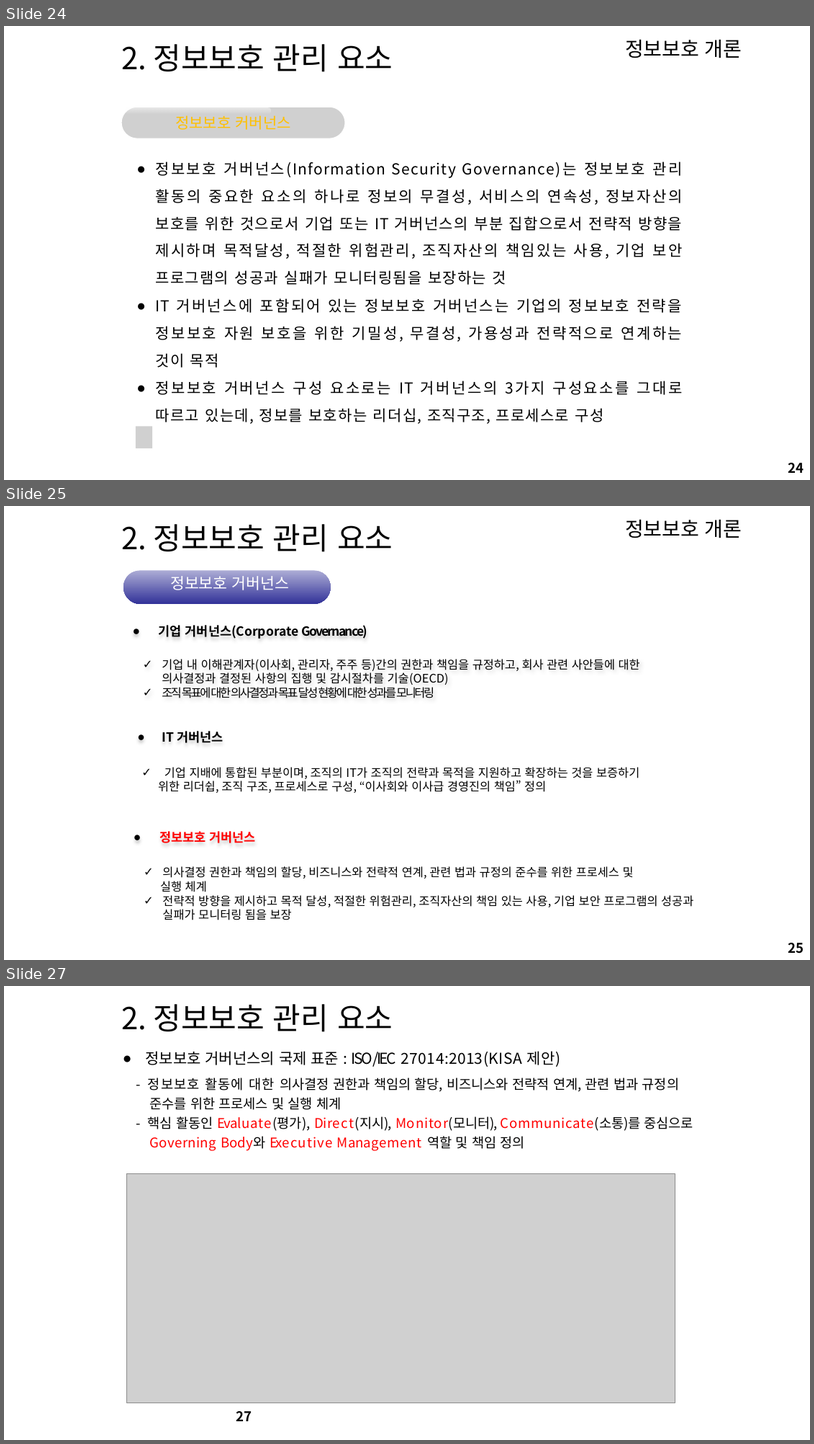
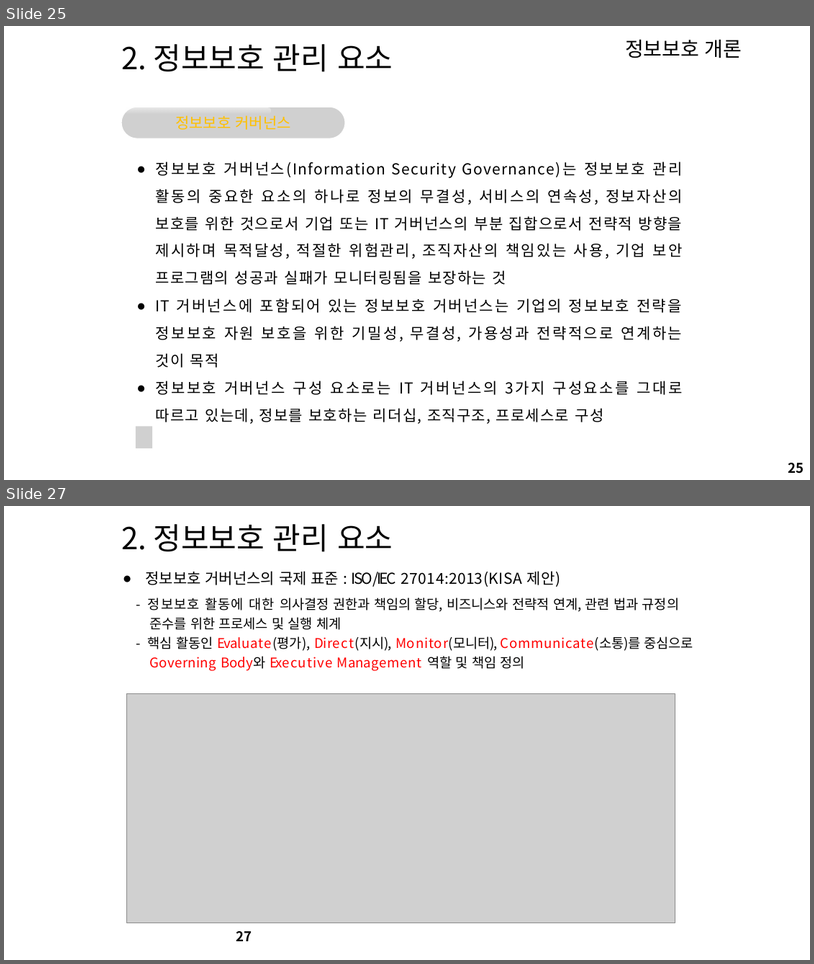
Before and after one commit to arizona95/CyberTraining, a slide deck: Lecture/24_1_정보보호/정보보호 2강.pptx. Shown one above the other, each under a label of ours: slides 24, 25 and 27 before the commit, slides 25 and 27 after it; the slides between them are not shown. The pictures are 814x1444 and 814x964 pixels, drawn with LibreOffice and Linux fonts; fonts in the diff are those of the drawing; grey boxes stand for pictures; background and template pictures are left out. Boxes give left, top, right and bottom in pixels: in the first picture for what was removed or moved away, otherwise in the second. Text is boxed around its words. In the diff, an @@ line names an element or a change of style, - is before the commit and + after.

```diff
--- a/Lecture/24_1_정보보호/정보보호 2강.pptx
+++ b/Lecture/24_1_정보보호/정보보호 2강.pptx
@@ slide 25 removed at box(4, 506, 810, 960), background #FFFFFF; not listed: 1 template element that a slide beside it also shows @@
@@ text removed at box(121, 524, 393, 552) @@
-2. 정보보호 관리 요소
@@ rounded rectangle removed at box(124, 571, 331, 604) @@
@@ text removed at box(170, 576, 289, 592) @@
-정보보호 거버넌스
@@ text removed at box(159, 625, 368, 638) @@
-● 기업 거버넌스(Corporate Governance)
@@ text removed at box(162, 659, 640, 698) @@
-✓ 기업 내 이해관계자(이사회, 관리자, 주주 등)간의 권한과 책임을 규정하고, 회사 관련 사안들에 대한 의사결정과 결정된 사항의 집행 및 감시절차를 기술(OECD)
-✓ 조직 목표에 대한 의사결정과 목표 달성 현황에 대한 성과를 모니터링
@@ text removed at box(162, 731, 223, 743) @@
-● IT 거버넌스
@@ text removed at box(158, 767, 640, 793) @@
-✓ 기업 지배에 통합된 부분이며, 조직의 IT가 조직의 전략과 목적을 지원하고 확장하는 것을 보증하기
-위한 리더쉽, 조직 구조, 프로세스로 구성, “이사회와 이사급 경영진의 책임” 정의
@@ text removed at box(160, 831, 255, 843) @@
-● 정보보호 거버넌스
@@ text removed at box(160, 866, 694, 920) @@
-✓ 의사결정 권한과 책임의 할당, 비즈니스와 전략적 연계, 관련 법과 규정의 준수를 위한 프로세스 및
-실행 체계
-✓ 전략적 방향을 제시하고 목적 달성, 적절한 위험관리, 조직자산의 책임 있는 사용, 기업 보안 프로그램의 성공과 실패가 모니터링 됨을 보장
@@ page number removed at box(789, 942, 805, 953) @@
-25
@@ what was slide 24 is now slide 25 @@
@@ page number at box(789, 462, 805, 473): text changed @@
-24
+25
```
Also in this commit, not shown: 1 slide changed, 1 slide added, 6 other files.
